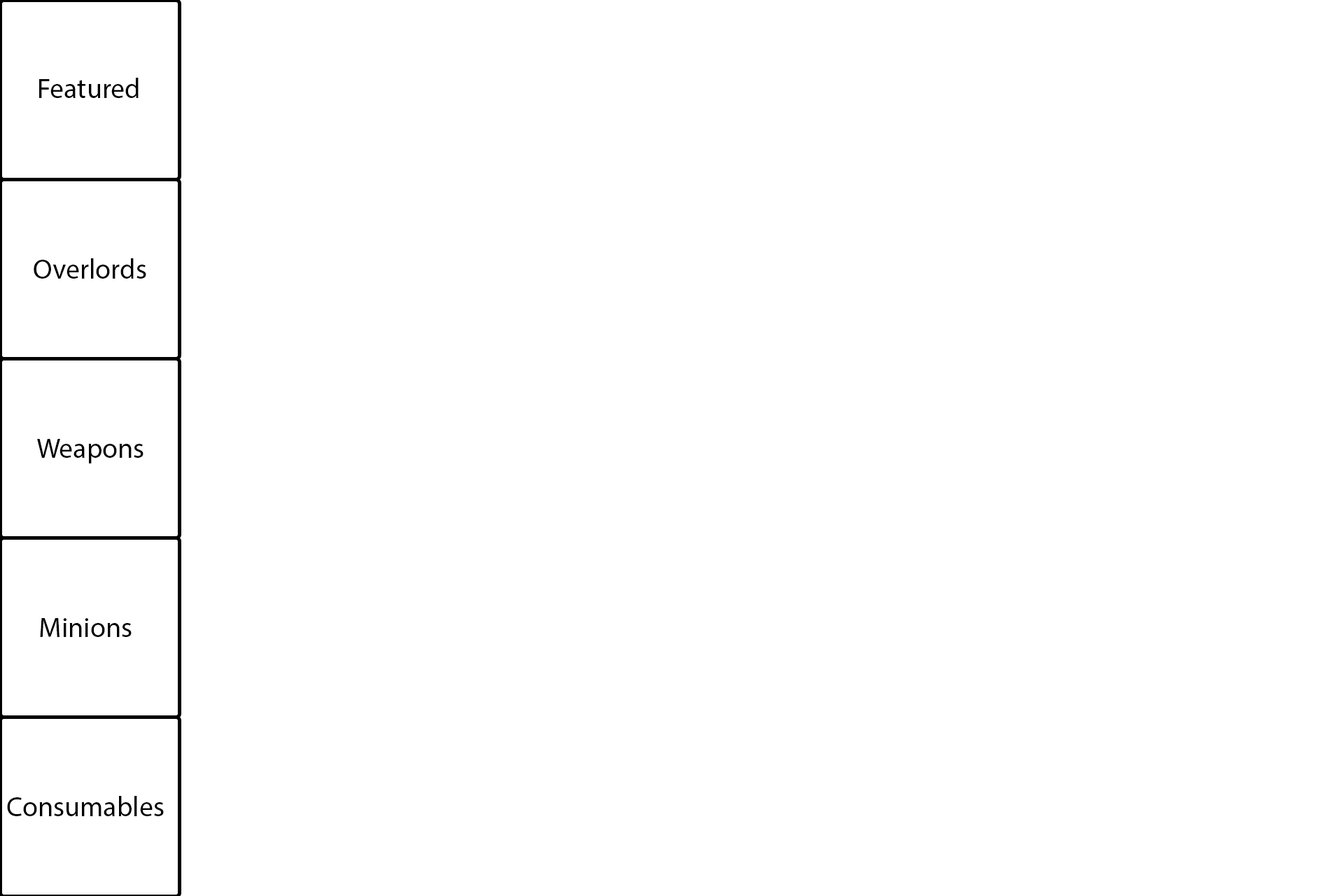
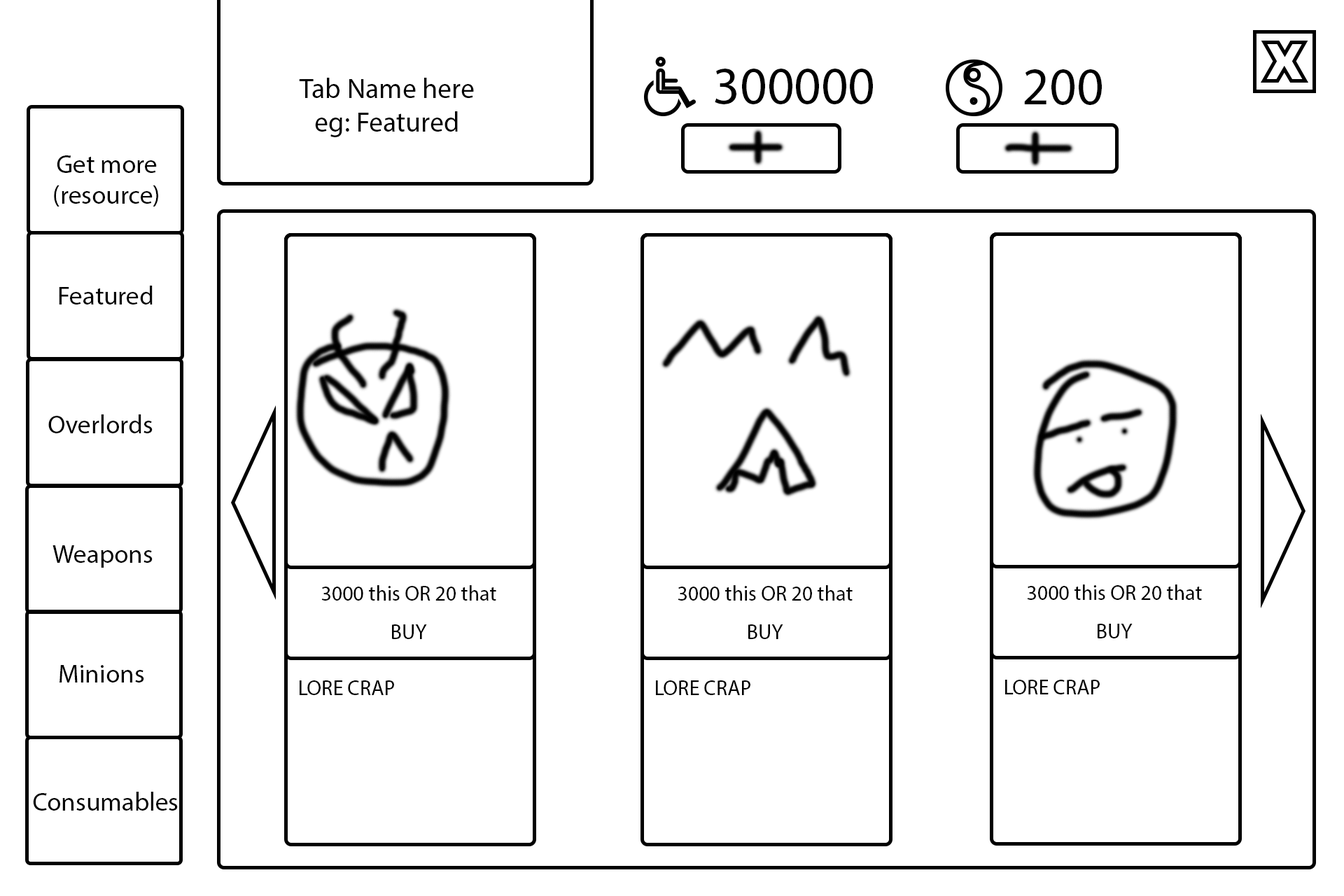
Layered file, before and after one edit (1344 × 896). Changes by layer:
added layer "Layer 2" above "200" over (724, 126, 1075, 169)
added layer "Rounded Rectangle 2" above "Tab Name here eg: Featured" over (216, 209, 1316, 870)
added layer "Tab Name here eg: Featured" above "Layer 3" over (298, 77, 474, 138)
added layer "Layer 3" above "LORE CRAP copy 2" over (293, 305, 1180, 521)
added layer "Rounded Rectangle 3 copy 4" (1st of 3) above "Rounded Rectangle 3 copy 4" over (989, 232, 1242, 846)
added layer "Rounded Rectangle 3 copy 4" (2nd of 3) above "Rounded Rectangle 3 copy 4" over (989, 232, 1242, 660)
added layer "Rounded Rectangle 3 copy 4" (3rd of 3) above "Rounded Rectangle 3 copy 3" over (989, 232, 1242, 569)
added layer "Rounded Rectangle 3 copy 3" (1st of 3) above "LORE CRAP copy" over (640, 233, 893, 847)
added layer "Rounded Rectangle 3 copy 3" (2nd of 3) above "Rounded Rectangle 3 copy 3" over (640, 233, 893, 660)
added layer "Rounded Rectangle 3 copy 3" (3rd of 3) above "Shape 4 copy" over (640, 233, 893, 569)
added layer "Shape 4" above "Rounded Rectangle 3 copy 2" over (1260, 413, 1306, 609)
added layer "Rounded Rectangle 3 copy 2" above "LORE CRAP" over (284, 233, 537, 847)
added layer "Rounded Rectangle 3 copy" above "Rounded Rectangle 3" over (284, 233, 537, 660)
added layer "Rounded Rectangle 3" above "Rectangle 2" over (284, 233, 537, 569)
added layer "Rectangle 2" above "Get more (resource)" over (216, 0, 594, 186)
painted on "Featured" over (39, 77, 153, 305)
painted on "Weapons" over (37, 438, 153, 568)
painted on "Overlords" over (33, 258, 153, 434)
added layer "Rectangle 1 copy 5" above "Rectangle 1 copy 4" over (26, 736, 182, 864)
painted on "Rectangle 1 copy 4" over (0, 610, 182, 896)
painted on "Rectangle 1 copy 3" over (0, 485, 182, 718)
painted on "Rectangle 1 copy 2" over (0, 358, 182, 539)
painted on "Rectangle 1 copy" over (0, 179, 183, 359)
painted on "Rectangle 1" over (0, 0, 183, 234)
…and 21 more changes (19 added, 2 painted)
